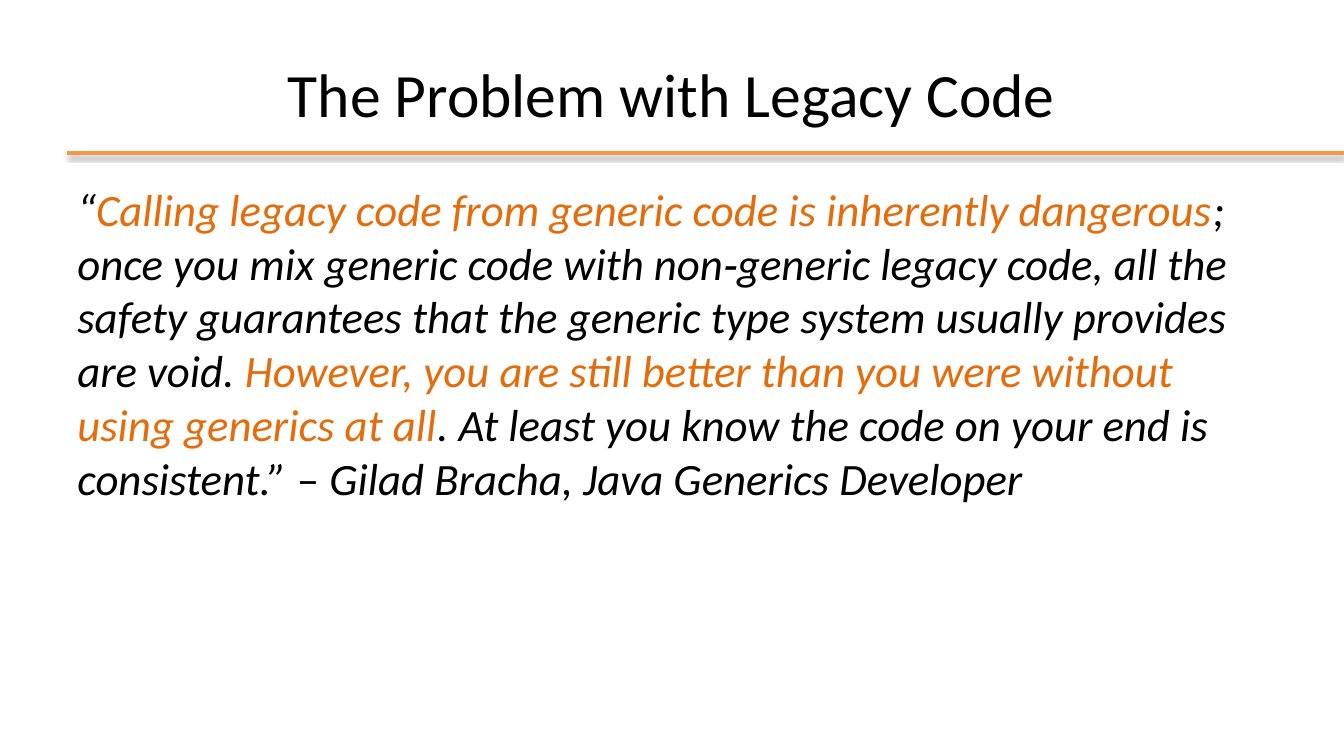
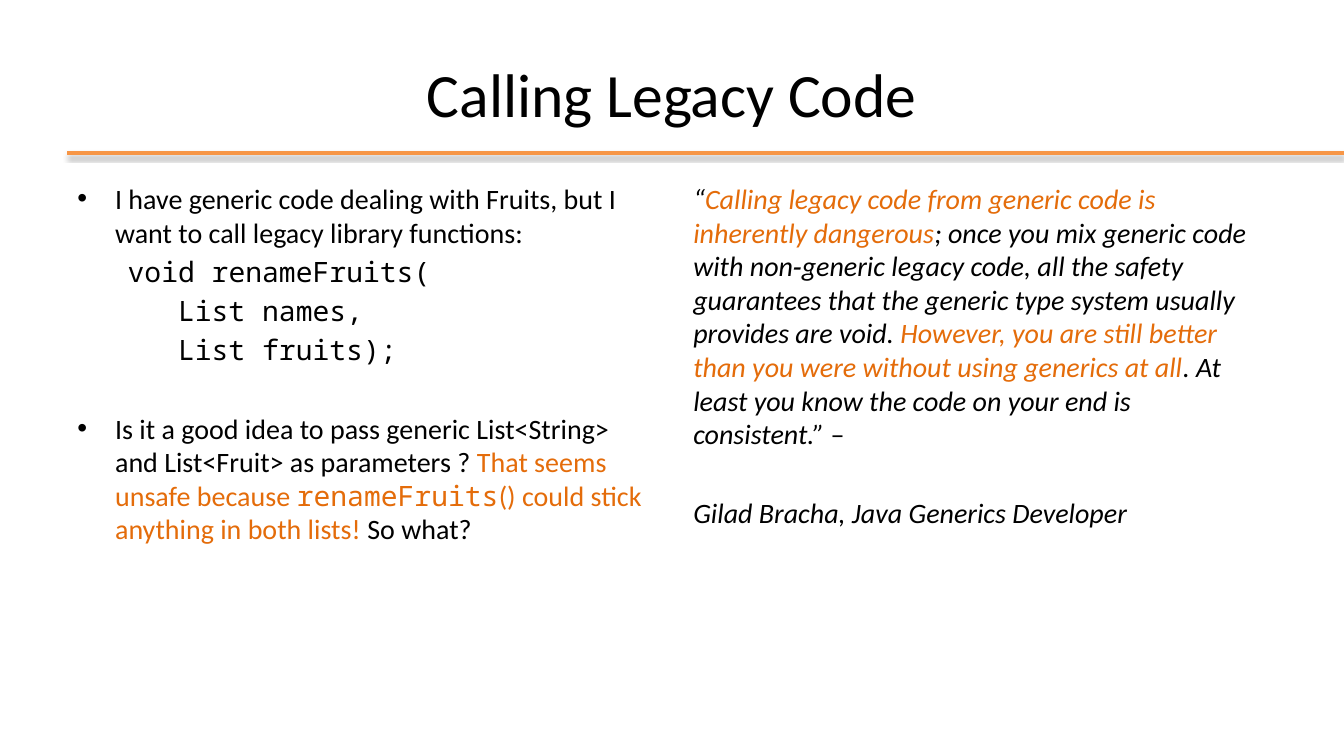
Before and after one commit to plctechnician/ooprogramming, a slide deck: slide 20 of java/slides/ppt/05 - Java Generic Data Structures.pptx (slide 28 before the commit). Drawn at 1344x756 pixels with LibreOffice and Linux fonts; fonts in the diff are those of the drawing; background and template pictures are left out. Boxes give left, top, right and bottom in pixels: in the first picture for what was removed or moved away, otherwise in the second. Text is boxed around its words. In the diff, an @@ line names an element or a change of style, - is before the commit and + after.

Commit message:
update

```diff
--- a/java/slides/ppt/05 - Java Generic Data Structures.pptx
+++ b/java/slides/ppt/05 - Java Generic Data Structures.pptx
@@ title at [427,74,916,128]: text changed @@
-The Problem with Legacy Code
+Calling Legacy Code
@@ text added at [115,189,642,544], 20 pt, text #000000 @@
+• I have generic code dealing with Fruits, but I want to call legacy library functions:
+void renameFruits(
+  List names,
+  List fruits);
+• Is it a good idea to pass generic List<String> and List<Fruit> as parameters ? That seems unsafe because renameFruits() could stick anything in both lists! So what?
@@ text at [693,189,1246,528]: text changed; size 32 to 20 pt @@
-“Calling legacy code from generic code is inherently dangerous; once you mix generic code with non‐generic legacy code, all the safety guarantees that the generic type system usually provides are void. However, you are still better than you were without using generics at all. At least you know the code on your end is consistent.” – Gilad Bracha, Java Generics Developer
+“Calling legacy code from generic code is inherently dangerous; once you mix generic code with non‐generic legacy code, all the safety guarantees that the generic type system usually provides are void. However, you are still better than you were without using generics at all. At least you know the code on your end is consistent.” –
+Gilad Bracha, Java Generics Developer
```
Also in this commit, not shown: 13 other slides changed, 2 slides added, 10 slides removed.
